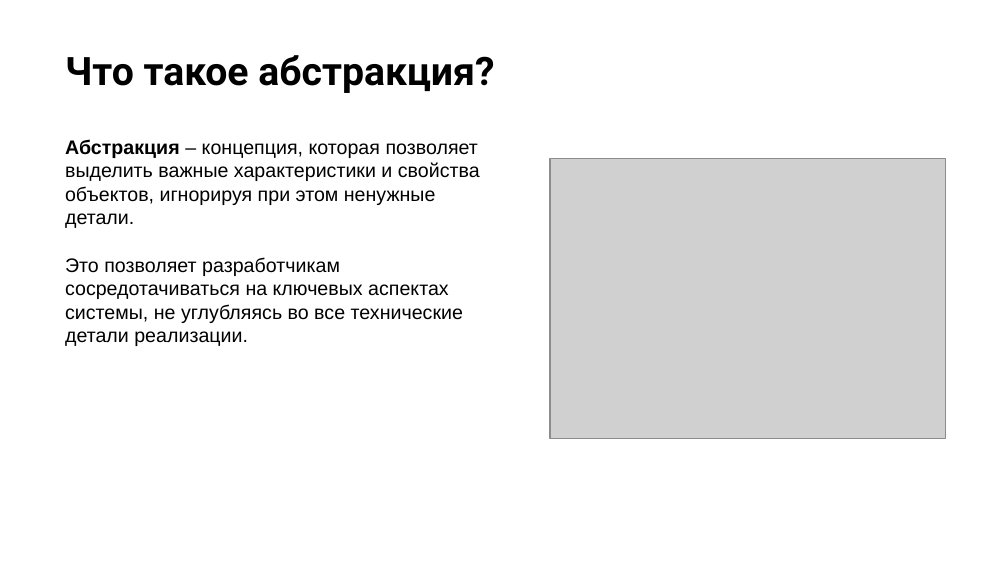
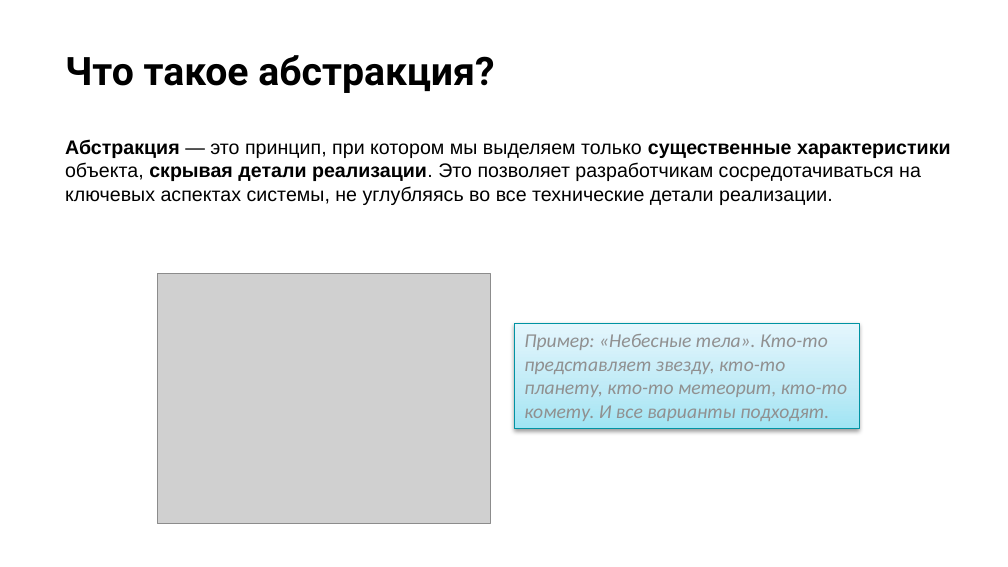
Before and after one commit to NilovPavel/OOP, a slide deck: slide 9 of ООПp.2.pptx. Drawn at 1008x567 pixels with LibreOffice and Linux fonts; fonts in the diff are those of the drawing; grey boxes stand for pictures; background and template pictures are left out. Boxes give left, top, right and bottom in pixels: in the first picture for what was removed or moved away, otherwise in the second. Text is boxed around its words. In the diff, an @@ line names an element or a change of style, - is before the commit and + after.

```diff
--- a/ООПp.2.pptx
+++ b/ООПp.2.pptx
@@ text at (65,139,951,205): text changed @@
-Абстракция – концепция, которая позволяет выделить важные характеристики и свойства объектов, игнорируя при этом ненужные детали.
-Это позволяет разработчикам сосредотачиваться на ключевых аспектах системы, не углубляясь во все технические детали реализации.
+Абстракция — это принцип, при котором мы выделяем только существенные характеристики объекта, скрывая детали реализации. Это позволяет разработчикам сосредотачиваться на ключевых аспектах системы, не углубляясь во все технические детали реализации.
@@ picture removed at (550,158,946,438) @@
@@ picture added at (157,274,490,524) @@
@@ rectangle added at (514,324,859,428), fill gradient #A0E5F5 to #BEEBF7 to #E5F8FD, outline #0094A3 0.75 pt, 14 pt, text #909090, italic @@
+Пример: «Небесные тела». Кто-то представляет звезду, кто-то планету, кто-то метеорит, кто-то комету. И все варианты подходят.
```
Also in this commit, not shown: 5 other slides changed, 3 slides removed, 5 other files.
